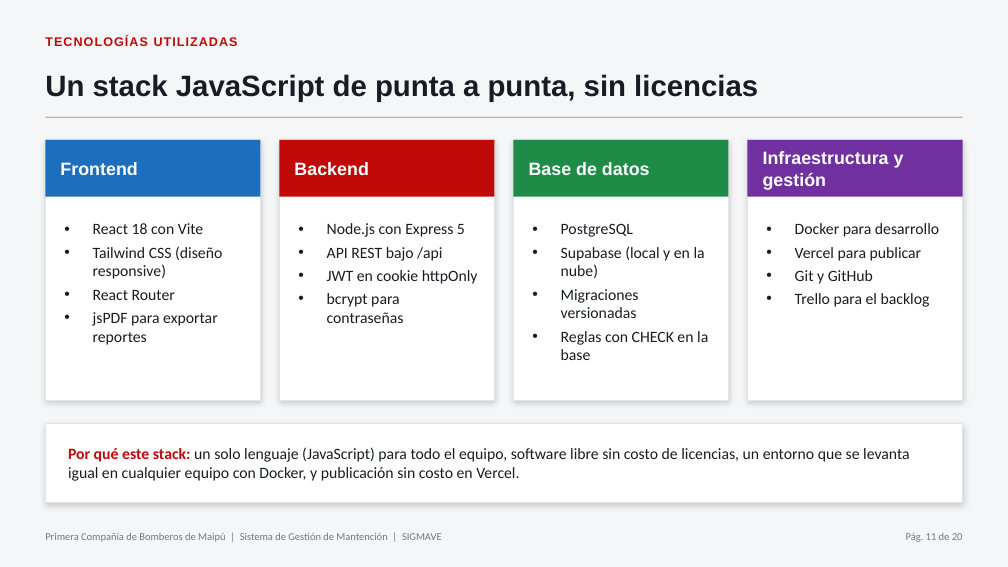
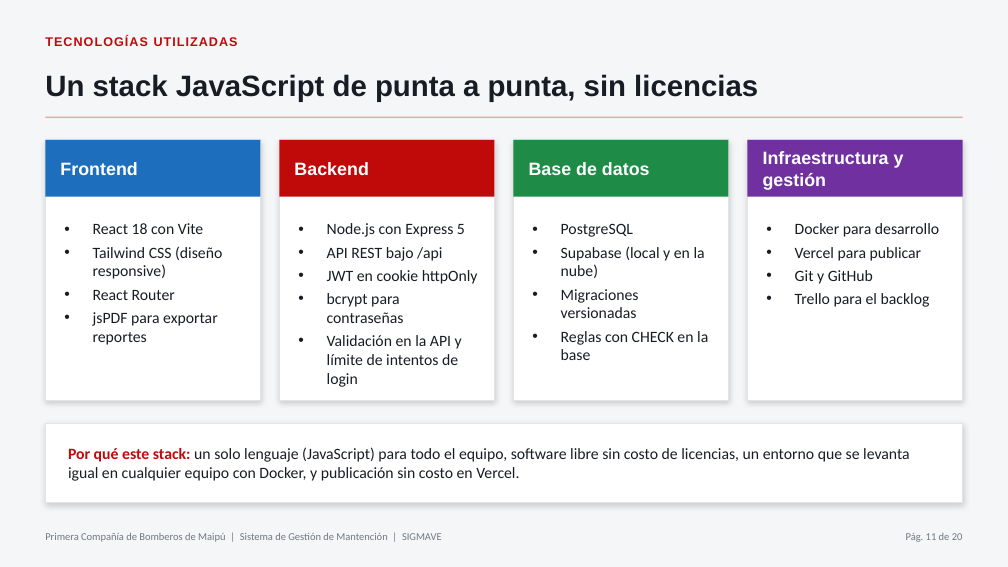
Before and after one commit to fonchoo/proyecto-capstone, a slide deck: slide 11 of Fase 2/Evidencias/Evidencia Grupal/presentacion_evaluacion_fase2_SIGMAVE.pptx. Drawn at 1008x567 pixels with LibreOffice and Linux fonts; fonts in the diff are those of the drawing. Boxes give left, top, right and bottom in pixels: in the first picture for what was removed or moved away, otherwise in the second. Text is boxed around its words. In the diff, an @@ line names an element or a change of style, - is before the commit and + after.

```diff
--- a/Fase 2/Evidencias/Evidencia Grupal/presentacion_evaluacion_fase2_SIGMAVE.pptx
+++ b/Fase 2/Evidencias/Evidencia Grupal/presentacion_evaluacion_fase2_SIGMAVE.pptx
@@ text at (327,335,462,387): paragraph added @@
+• Validación en la API y límite de intentos de login
```
Also in this commit, not shown: 5 other slides changed.
